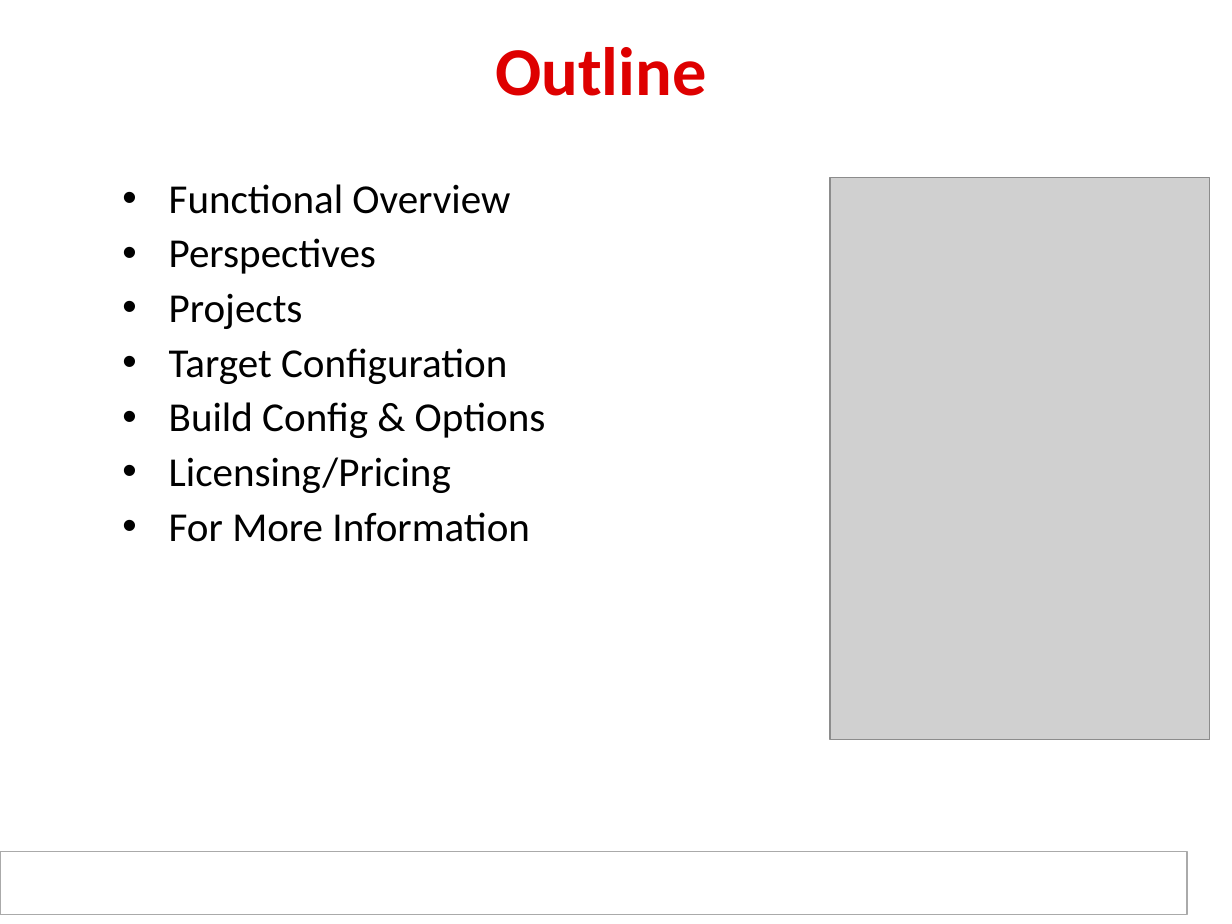
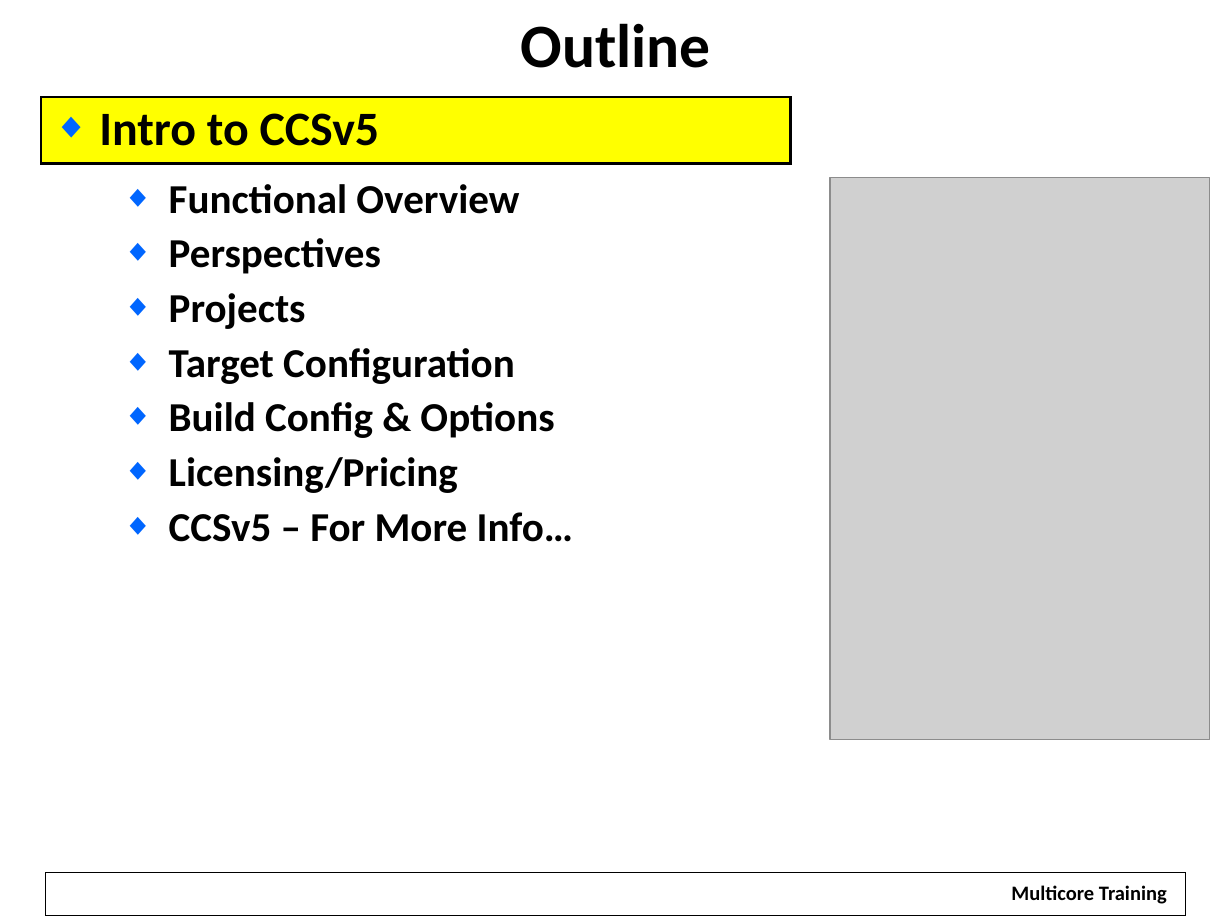
Before and after one commit to hari1989/keystone-workshop, a slide deck: slide 2 of slides/Intro to CCSv5.pptx. Drawn at 1232x924 pixels with LibreOffice and Linux fonts; fonts in the diff are those of the drawing; grey boxes stand for pictures; background and template pictures are left out. Boxes give left, top, right and bottom in pixels: in the first picture for what was removed or moved away, otherwise in the second. Text is boxed around its words. In the diff, an @@ line names an element or a change of style, - is before the commit and + after.

```diff
--- a/slides/Intro to CCSv5.pptx
+++ b/slides/Intro to CCSv5.pptx
@@ title "Outline": place and size @@
-title "Outline" at (495,47,706,96)
+title "Outline" at (521,23,711,68)
@@ title "Outline" at (521,23,711,68): size 40 to 36 pt, text colour #DE0000 to #000000; line spacing 0.85 to 1; vertical alignment middle to top @@
@@ rectangle added at (41,97,790,164), fill #FFFF00, outline #000000 1.5 pt, 28 pt, text #000000, bold @@
+◆ Intro to CCSv5
@@ bold on; bullet • to ◆; bullet colour #000000 to #0066FF in 6 elements at (169,184,519,214), (169,293,306,329), (169,348,515,384), (169,402,554,438), (169,457,458,493), (169,238,381,274) @@
@@ text at (169,512,573,542): text changed; bold on @@
-• For More Information
+◆ CCSv5 – For More Info…
@@ rectangle removed at (0,851,1188,914) @@
@@ rectangle: place and size @@
-rectangle at (6,853,1184,914)
+rectangle at (46,872,1186,915)
@@ rectangle at (46,872,1186,915): fill #FFFFFF to none; outline none to #000000 0.75 pt @@
@@ text added at (1011,885,1167,904), 12 pt, text #000000, bold @@
+Multicore Training
```
Also in this commit, not shown: 18 other slides changed, 4 slides added, 4 slides removed, 2 other files.
